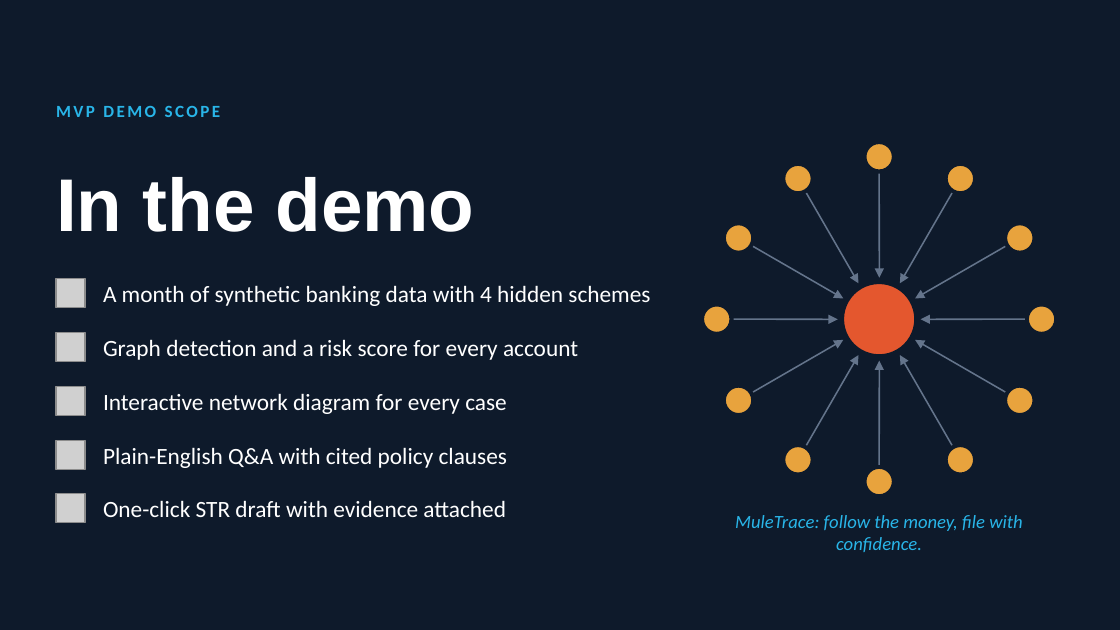
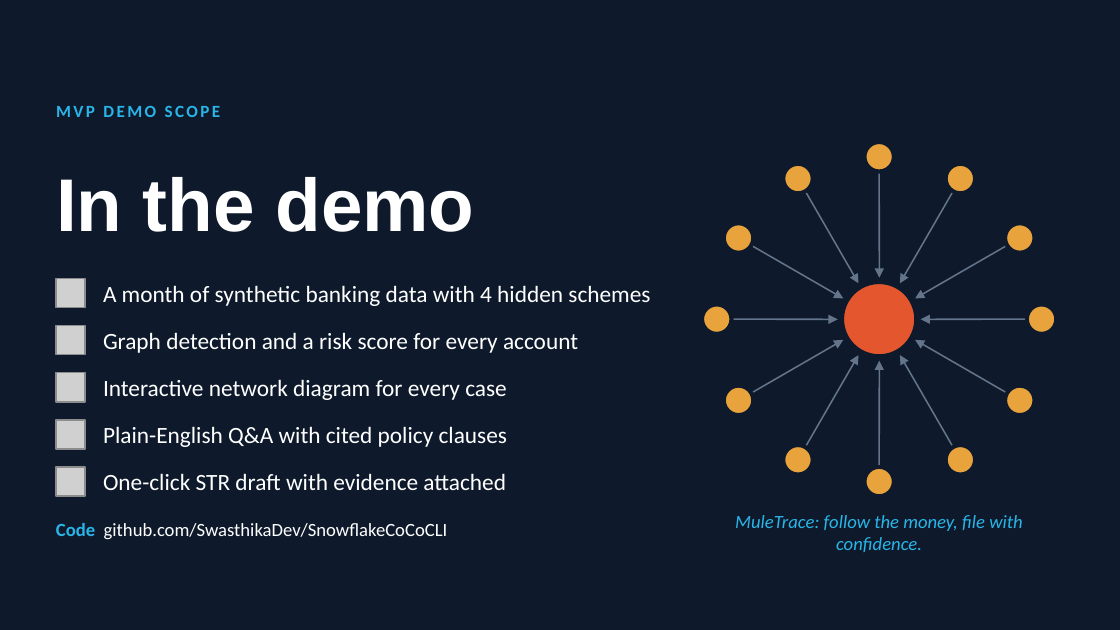
Before and after one commit to SwasthikaDev/SnowflakeCoCoCLI, a slide deck: slide 18 of deck/MuleTrace_MVP_Brief.pptx (slide 13 before the commit). Drawn at 1120x630 pixels with LibreOffice and Linux fonts; fonts in the diff are those of the drawing; grey boxes stand for pictures. Boxes give left, top, right and bottom in pixels: in the first picture for what was removed or moved away, otherwise in the second. Text is boxed around its words. In the diff, an @@ line names an element or a change of style, - is before the commit and + after.

```diff
--- a/deck/MuleTrace_MVP_Brief.pptx
+++ b/deck/MuleTrace_MVP_Brief.pptx
@@ picture: place and size @@
-picture at <box>56,333,85,362</box>
+picture at <box>56,326,85,355</box>
@@ text "Graph detection and a risk ...": place and size @@
-text "Graph detection and a risk ..." at <box>103,339,578,360</box>
+text "Graph detection and a risk ..." at <box>103,332,578,353</box>
@@ picture: place and size @@
-picture at <box>56,386,85,416</box>
+picture at <box>56,373,85,402</box>
@@ text "Interactive network diagram for every ...": place and size @@
-text "Interactive network diagram for every ..." at <box>103,393,507,414</box>
+text "Interactive network diagram for every ..." at <box>103,379,507,400</box>
@@ text "Plain-English Q&A with cited policy ...": place and size @@
-text "Plain-English Q&A with cited policy ..." at <box>103,447,507,468</box>
+text "Plain-English Q&A with cited policy ..." at <box>103,426,507,447</box>
@@ picture: place and size @@
-picture at <box>56,440,85,469</box>
+picture at <box>56,420,85,449</box>
@@ picture: place and size @@
-picture at <box>56,494,85,523</box>
+picture at <box>56,467,85,496</box>
@@ text "One-click STR draft with evidence ...": place and size @@
-text "One-click STR draft with evidence ..." at <box>103,500,506,517</box>
+text "One-click STR draft with evidence ..." at <box>103,473,506,490</box>
@@ text added at <box>56,523,448,539</box>, 12 pt, text #FFFFFF @@
+Code github.com/SwasthikaDev/SnowflakeCoCoCLI
```
Also in this commit, not shown: 1 other slide changed, 6 slides added, 1 slide removed, 13 other files.
